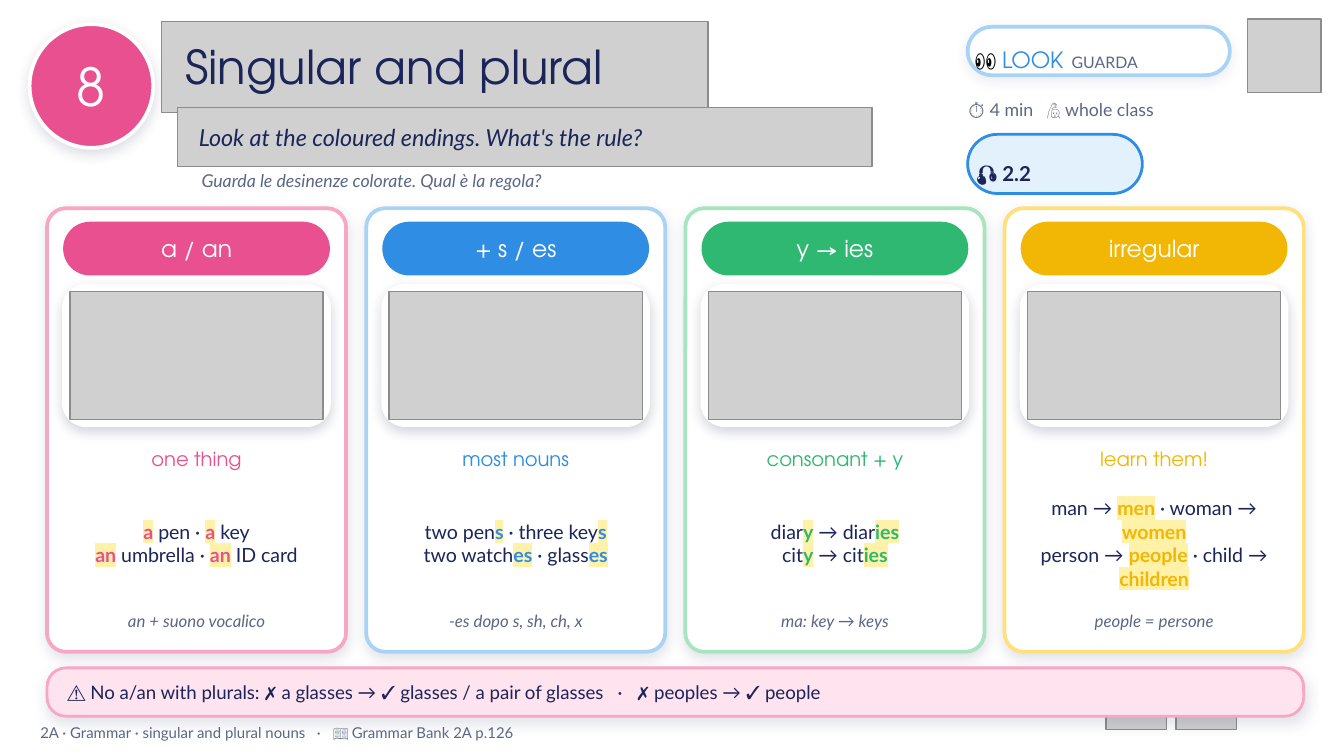
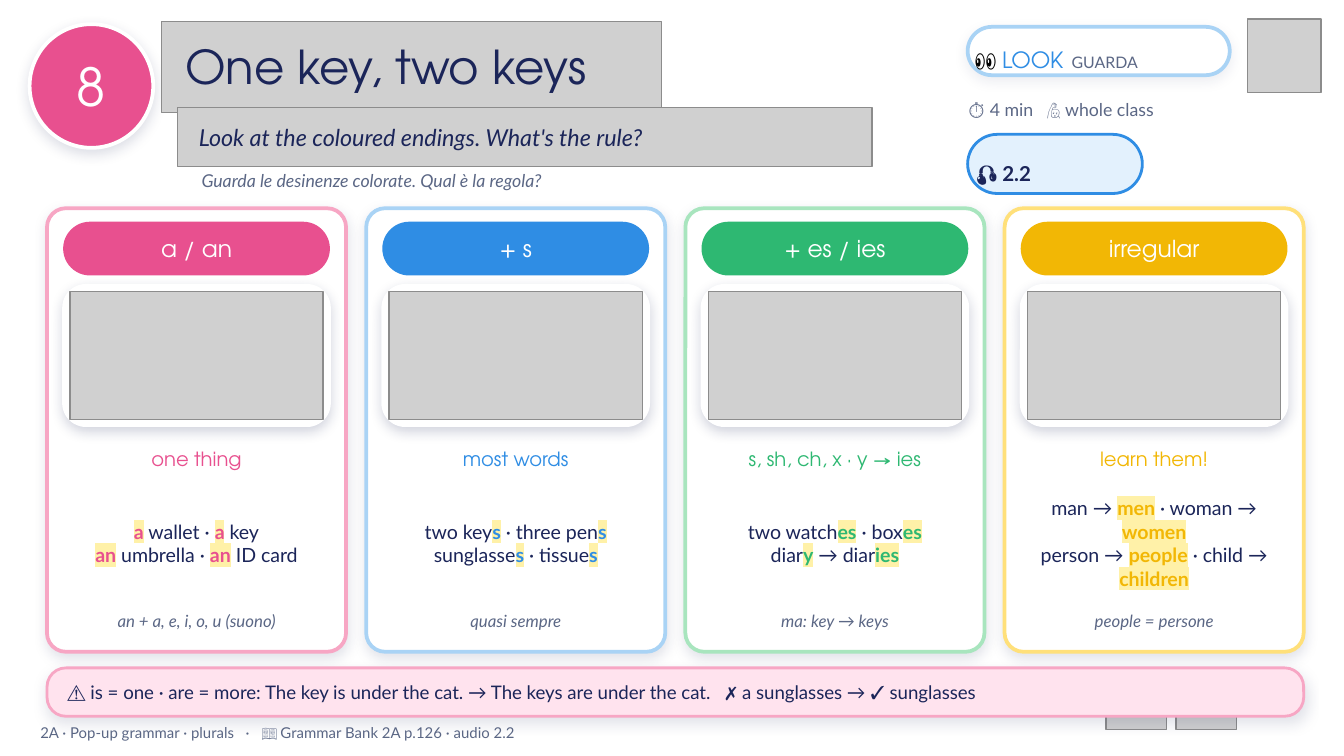
Before and after one commit to londonlanguageschool/Bagheria-, a slide deck: slide 8 of materials/EFE/EFE_2A_Tidy_or_untidy.pptx. Drawn at 1344x756 pixels with LibreOffice and Linux fonts; fonts in the diff are those of the drawing; grey boxes stand for pictures; background and template pictures are left out. Boxes give left, top, right and bottom in pixels: in the first picture for what was removed or moved away, otherwise in the second. Text is boxed around its words. In the diff, an @@ line names an element or a change of style, - is before the commit and + after.

```diff
--- a/materials/EFE/EFE_2A_Tidy_or_untidy.pptx
+++ b/materials/EFE/EFE_2A_Tidy_or_untidy.pptx
@@ picture: place and size @@
-picture at box(161, 22, 708, 113)
+picture at box(161, 22, 661, 113)
@@ text at box(185, 49, 586, 93): text changed @@
-Singular and plural
+One key, two keys
@@ text in rounded rectangle at box(523, 244, 532, 258): text changed @@
-+ s / es
++ s
@@ text in rounded rectangle at box(808, 240, 886, 258): text changed @@
-y → ies
++ es / ies
@@ text at box(463, 451, 569, 467): text changed @@
-most nouns
+most words
@@ text at box(749, 451, 921, 470): text changed @@
-consonant + y
+s, sh, ch, x · y → ies
@@ text at box(134, 522, 259, 543): text changed @@
-a pen · a key
+a wallet · a key
@@ text at box(425, 522, 607, 566): text changed @@
-two pens · three keys
-two watches · glasses
+two keys · three pens
+sunglasses · tissues
@@ text at box(748, 522, 922, 543): paragraph added @@
+two watches · boxes
@@ text at box(782, 545, 888, 566): paragraph removed @@
-city → cities
@@ text at box(118, 614, 276, 629): text changed @@
-an + suono vocalico
+an + a, e, i, o, u (suono)
@@ text at box(470, 615, 561, 630): text changed @@
--es dopo s, sh, ch, x
+quasi sempre
@@ text at box(90, 685, 976, 703): text changed @@
-⚠ No a/an with plurals: ✗ a glasses → ✓ glasses / a pair of glasses · ✗ peoples → ✓ people
+⚠ is = one · are = more: The key is under the cat. → The keys are under the cat. ✗ a sunglasses → ✓ sunglasses
@@ text at box(40, 727, 515, 741): text changed @@
-2A · Grammar · singular and plural nouns · 📖 Grammar Bank 2A p.126
+2A · Pop-up grammar · plurals · 📖 Grammar Bank 2A p.126 · audio 2.2
```
Also in this commit, not shown: 11 other slides changed, 5 slides added, 3 slides removed, 2 other files.
